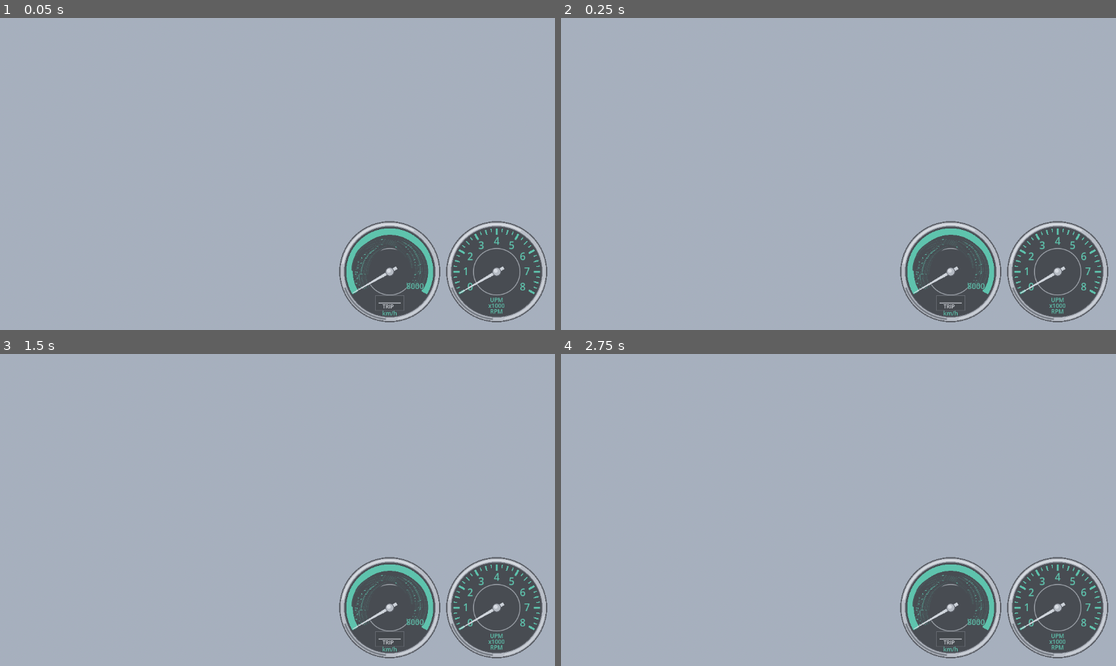
Above: before the commit, frames 1-4 (two rows, left to right).
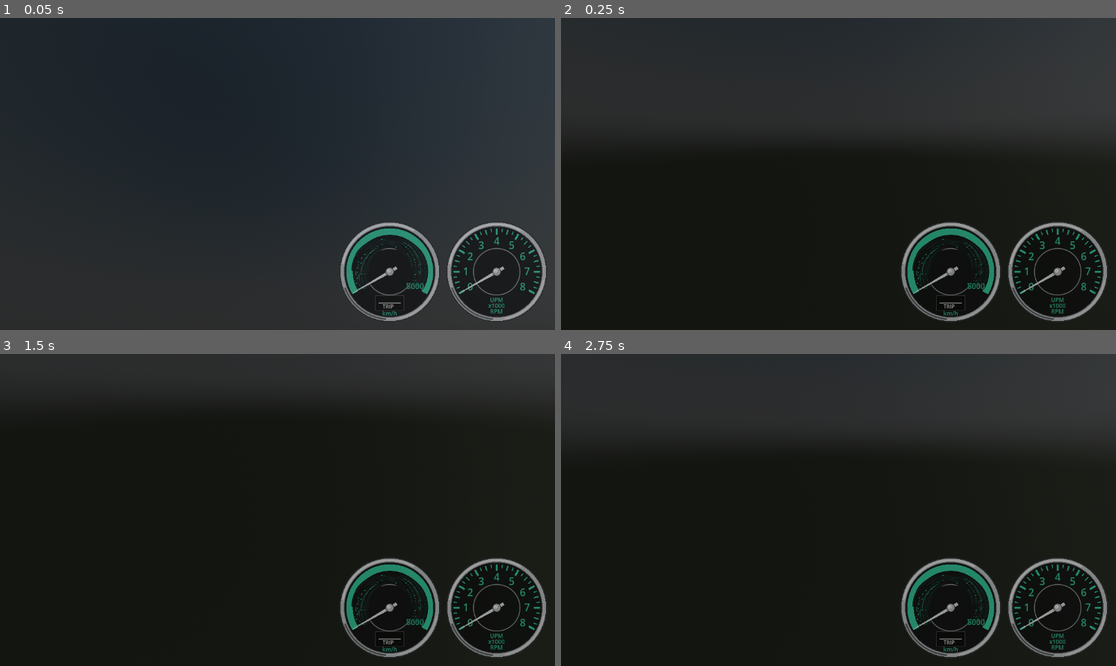
Above: after the commit, the same moments.

Repository: jandohnal/Stuttgart-speed-2026
Game: Godot game, scene res://scenes/main.tscn
Same seed, same stepped clock (60 frames per second), same inputs: the game is played once before the commit and once after it.
Inputs:
- Up to frame 1 (0.05 s): no input
- Up to frame 2 (0.25 s): no input
- Up to frame 3 (1.5 s): hold D (steer_right) 0.53-1.28 s; tap Enter at 1.25 s; hold S (brake) from 1.28 s (still down)
- Up to frame 4 (2.75 s): tap R (reset_car) at 2 s; release S (brake) at 2.03 s; hold D (steer_right) from 2.03 s (still down)

The runs differ from the first frame. In frame 1, 100% of the frame differs, in the area x 0-100%, y 0-100%; in frame 2, 100%; in frame 3, 100%; in frame 4, 100%.

Commit message:
Improve prototype graphics: physical sky, soft shadows, car and track materials
PhysicalSkyMaterial, AgX, SSAO, glow, height fog with sun scatter, late
afternoon sun with 4-split PSSM to 500 m and soft shadows; MetalFX spatial
0.75 on macOS. materials.gd gives the runtime-loaded models PBR materials
(paint clearcoat, chrome, transparent glass panes, rubber/chrome wheels,
procedural detail noise on road and terrain). crp2gltf names materials by
the .tpg page texture. New graphics_test for screenshots and FPS (D-014).

Co-Authored-By: Claude Opus 5.5 <noreply@anthropic.com>

Diff:
--- a/game/project.godot
+++ b/game/project.godot
@@ -23,7 +23,13 @@
 
 [rendering]
 
+textures/default_filters/anisotropic_filtering_level=4
+lights_and_shadows/directional_shadow/size=8192
+lights_and_shadows/directional_shadow/soft_shadow_filter_quality=2
+lights_and_shadows/positional_shadow/soft_shadow_filter_quality=2
 anti_aliasing/quality/msaa_3d=2
+scaling_3d/mode.macos=3
+scaling_3d/scale.macos=0.75
 
 [stuttgart]
 
--- a/game/scenes/main.tscn
+++ b/game/scenes/main.tscn
@@ -5,10 +5,13 @@
 [ext_resource type="Script" path="res://scripts/follow_camera.gd" id="3_camera"]
 [ext_resource type="Script" path="res://scripts/hud.gd" id="4_hud"]
 
-[sub_resource type="ProceduralSkyMaterial" id="sky_material"]
-sky_top_color = Color(0.36, 0.52, 0.74, 1)
-sky_horizon_color = Color(0.7, 0.76, 0.82, 1)
-ground_horizon_color = Color(0.7, 0.76, 0.82, 1)
+[sub_resource type="PhysicalSkyMaterial" id="sky_material"]
+rayleigh_coefficient = 2.5
+mie_coefficient = 0.004
+turbidity = 8.0
+sun_disk_scale = 1.5
+ground_color = Color(0.32, 0.36, 0.26, 1)
+energy_multiplier = 2.0
 
 [sub_resource type="Sky" id="sky"]
 sky_material = SubResource("sky_material")
@@ -17,9 +20,26 @@
 background_mode = 2
 sky = SubResource("sky")
 ambient_light_source = 3
-tonemap_mode = 2
+reflected_light_source = 2
+tonemap_mode = 4
+tonemap_exposure = 1.3
+ssao_enabled = true
+ssao_radius = 1.5
+ssao_intensity = 1.6
+glow_enabled = true
+glow_intensity = 0.4
+glow_bloom = 0.03
+glow_hdr_threshold = 1.2
 fog_enabled = true
-fog_density = 0.0008
+fog_light_color = Color(0.72, 0.78, 0.86, 1)
+fog_sun_scatter = 0.35
+fog_density = 0.0006
+fog_aerial_perspective = 0.6
+fog_sky_affect = 0.0
+fog_height = 0.0
+fog_height_density = 0.004
+adjustment_enabled = true
+adjustment_saturation = 1.1
 
 [node name="Main" type="Node3D"]
 script = ExtResource("1_main")
@@ -28,9 +48,14 @@
 environment = SubResource("environment")
 
 [node name="Sun" type="DirectionalLight3D" parent="."]
-rotation = Vector3(-0.872665, 0.610865, 0)
+rotation = Vector3(-0.4, 0.75, 0)
+light_color = Color(1, 0.91, 0.8, 1)
+light_energy = 1.4
+light_angular_distance = 0.5
 shadow_enabled = true
-directional_shadow_max_distance = 250.0
+directional_shadow_mode = 2
+directional_shadow_blend_splits = true
+directional_shadow_max_distance = 500.0
 
 [node name="Car" type="RigidBody3D" parent="."]
 script = ExtResource("2_car")
--- a/game/scripts/main.gd
+++ b/game/scripts/main.gd
@@ -9,6 +9,7 @@
 const DEFAULT_TRACK := "farmland"
 const TrackProps := preload("res://scripts/track_props.gd")
 const CarAudio := preload("res://scripts/car_audio.gd")
+const Materials := preload("res://scripts/materials.gd")
 const ENGINE_SOUND := "GameData/Sounds/sd1a"  ## 356 A: lowest of the three 356 sets (idle note 29), confirmed by ear
 const SFX_BANK := "GameData/Sounds/SND_coll"
 const CAR_MODEL := "GameData/CarModel/356a/356a.gltf"
@@ -57,6 +58,7 @@
 	var folder := "GameData/Track/%s/" % track_name
 	var track := OriginalAssets.load_gltf(folder + track_name + ".gltf")
 	if track != null:
+		Materials.setup_track(track)
 		add_child(track)
 		_add_track_collision(track)
 		var objects: Variant = OriginalAssets.load_json(folder + track_name + "_objects.json")
@@ -76,7 +78,9 @@
 			start_slice = clampi(arg.to_int(), 0, road_slices.size() - 1)
 	var cars: Variant = OriginalAssets.load_json(CAR_PHYSICS)
 	if cars is Dictionary and cars.has(CAR_KEY):
-		car.setup(OriginalAssets.load_gltf(CAR_MODEL), cars[CAR_KEY])
+		var model := OriginalAssets.load_gltf(CAR_MODEL)
+		Materials.setup_car(model)
+		car.setup(model, cars[CAR_KEY])
 		var damage: Variant = OriginalAssets.load_json(CAR_MODEL.get_basename() + "_damage.json")
 		if damage is Dictionary:
 			car.setup_damage(damage)
--- /dev/null
+++ b/game/scripts/materials.gd
@@ -0,0 +1,263 @@
+extends RefCounted
+## Material setup for the models loaded from decomposed/ (IDEA-009, D-013). The converters only
+## write base colour textures; here they get PBR parameters by what they show.
+##
+## Car: materials are texture pages named "tpage<n> <texture file>" (tools/crp2gltf.py), so the
+## kind comes from the page (exterior, glass, intglass, interior, extint) and, for the exterior
+## atlas, from the part name (chrome exhaust and handles, lamps). Everything else on the exterior
+## page is paint.
+## Track: anisotropic filtering everywhere, procedural detail noise on road and terrain
+## (world-space triplanar on UV2, no new assets).
+
+const ANISO := BaseMaterial3D.TEXTURE_FILTER_LINEAR_WITH_MIPMAPS_ANISOTROPIC
+
+const PAINT := {"roughness": 0.3, "metallic": 0.1, "clearcoat": 1.0, "clearcoat_roughness": 0.1}
+const CHROME := {"roughness": 0.1, "metallic": 1.0}
+const LAMP := {"roughness": 0.1, "metallic": 0.3, "clearcoat": 1.0, "clearcoat_roughness": 0.05}
+const INTERIOR := {"roughness": 0.85, "metallic": 0.0}
+const GLASS := {"alpha": 0.3, "roughness": 0.05, "priority": 1}
+const INNER_GLASS := {"alpha": 0.15, "roughness": 0.05, "priority": 0}
+## Exterior-page parts that are chrome or lamps (prefix of the node name).
+const CHROME_PARTS := ["Exhaust", "Handle", "SideMirror"]
+const LAMP_PARTS := ["Light"]
+## extint page (wheels, tyres, steering wheel, wipers): bright grey pixels are chrome hubs and
+## spokes, dark ones rubber and plastic.
+const RUBBER_ROUGHNESS := 0.9
+const BRIGHT_ROUGHNESS := 0.12
+
+
+static func setup_car(model: Node3D) -> void:
+	if model == null:
+		return
+	var cache := {}
+	for child in model.find_children("*", "MeshInstance3D", true, false):
+		var mesh := (child as MeshInstance3D).mesh
+		if mesh == null:
+			continue
+		for surface in mesh.get_surface_count():
+			var base := mesh.surface_get_material(surface) as StandardMaterial3D
+			if base == null:
+				continue
+			var kind := _car_kind(base.resource_name, String(child.name))
+			var key := "%s/%s" % [base.resource_name, kind]
+			if not cache.has(key):
+				cache[key] = _car_material(base, kind)
+			mesh.surface_set_material(surface, cache[key])
+
+
+static func _car_kind(material_name: String, part: String) -> String:
+	var page := material_name.get_slice(" ", 1)
+	match page:
+		"glass", "intglass", "interior", "extint", "shadow":
+			return page
+		"exterior":
+			for prefix: String in CHROME_PARTS:
+				if part.begins_with(prefix):
+					return "chrome"
+			for prefix: String in LAMP_PARTS:
+				if part.begins_with(prefix):
+					return "lamp"
+			return "paint"
+	return ""
+
+
+static func _car_material(base: StandardMaterial3D, kind: String) -> StandardMaterial3D:
+	var m := base.duplicate() as StandardMaterial3D
+	m.texture_filter = ANISO
+	match kind:
+		"paint":
+			_apply(m, PAINT)
+		"chrome":
+			_apply(m, CHROME)
+		"lamp":
+			_apply(m, LAMP)
+		"interior":
+			_apply(m, INTERIOR)
+		"glass", "intglass":
+			var p: Dictionary = GLASS if kind == "glass" else INNER_GLASS
+			m.transparency = BaseMaterial3D.TRANSPARENCY_ALPHA
+			m.albedo_texture = _glass_texture(m.albedo_texture, p["alpha"])
+			m.roughness = p["roughness"]
+			m.metallic = 0.0
+			m.metallic_specular = 1.0
+			m.render_priority = p["priority"]  # outer glass over the inner one, seen from outside
+			m.cull_mode = BaseMaterial3D.CULL_BACK
+		"extint":
+			var mr := _metal_rough_texture(m.albedo_texture)
+			if mr != null:
+				m.metallic = 1.0
+				m.metallic_texture = mr
+				m.metallic_texture_channel = BaseMaterial3D.TEXTURE_CHANNEL_GREEN
+				m.roughness = 1.0
+				m.roughness_texture = mr
+				m.roughness_texture_channel = BaseMaterial3D.TEXTURE_CHANNEL_RED
+			else:
+				m.roughness = RUBBER_ROUGHNESS
+	return m
+
+
+static func _apply(m: StandardMaterial3D, p: Dictionary) -> void:
+	m.roughness = p["roughness"]
+	m.metallic = p["metallic"]
+	if p.has("clearcoat"):
+		m.clearcoat_enabled = true
+		m.clearcoat = p["clearcoat"]
+		m.clearcoat_roughness = p["clearcoat_roughness"]
+
+
+## Window page: a pane framed by a rubber seal and trim. The pane (the even area around the
+## centre) gets the given alpha, the frame stays opaque.
+static func _glass_texture(tex: Texture2D, alpha: float) -> Texture2D:
+	var img := _image(tex)
+	if img == null:
+		return tex
+	var w := img.get_width()
+	var h := img.get_height()
+	var centre := img.get_pixel(w / 2, h / 2)
+	var x0 := _pane_edge(img, centre, Vector2i(w / 2, h / 2), Vector2i(-1, 0))
+	var x1 := _pane_edge(img, centre, Vector2i(w / 2, h / 2), Vector2i(1, 0))
+	var y0 := _pane_edge(img, centre, Vector2i(w / 2, h / 2), Vector2i(0, -1))
+	var y1 := _pane_edge(img, centre, Vector2i(w / 2, h / 2), Vector2i(0, 1))
+	for y in range(y0, y1 + 1):
+		for x in range(x0, x1 + 1):
+			var c := img.get_pixel(x, y)
+			c.a = alpha
+			img.set_pixel(x, y, c)
+	img.generate_mipmaps()
+	return ImageTexture.create_from_image(img)
+
+
+## Last pixel from start in direction dir that still looks like the pane (close to its centre colour).
+static func _pane_edge(img: Image, centre: Color, start: Vector2i, dir: Vector2i) -> int:
+	var p := start
+	var size := Vector2i(img.get_width(), img.get_height())
+	while true:
+		var n := p + dir
+		if n.x < 0 or n.y < 0 or n.x >= size.x or n.y >= size.y:
+			break
+		var c := img.get_pixel(n.x, n.y)
+		if absf(c.get_luminance() - centre.get_luminance()) > 0.2:
+			break
+		p = n
+	return p.x if dir.x != 0 else p.y
+
+
+## Roughness (R) and metallic (G) from the brightness of a texture: low-saturation bright pixels
+## are chrome, the rest rubber.
+static func _metal_rough_texture(tex: Texture2D) -> Texture2D:
+	var img := _image(tex)
+	if img == null:
+		return null
+	var out := Image.create(img.get_width(), img.get_height(), false, Image.FORMAT_RGBA8)
+	for y in img.get_height():
+		for x in img.get_width():
+			var c := img.get_pixel(x, y)
+			var metal := smoothstep(0.3, 0.55, c.get_luminance()) * (1.0 - smoothstep(0.1, 0.3, c.s))
+			out.set_pixel(x, y, Color(lerpf(RUBBER_ROUGHNESS, BRIGHT_ROUGHNESS, metal), metal, 0.0))
+	out.generate_mipmaps()
+	return ImageTexture.create_from_image(out)
+
+
+static func _image(tex: Texture2D) -> Image:
+	if tex == null:
+		return null
+	var img := tex.get_image()
+	if img == null:
+		return null
+	img = img.duplicate() as Image
+	if img.is_compressed():
+		img.decompress()
+	img.clear_mipmaps()
+	img.convert(Image.FORMAT_RGBA8)
+	return img
+
+
+# --- track ---------------------------------------------------------------------------------
+
+## Detail noise per track group: world metres per tile, noise frequency (per pixel of 256),
+## darkest and brightest multiplier.
+const DETAIL := {
+	"road": {"tile": 1.5, "frequency": 0.12, "dark": 0.78, "bright": 1.0},
+	"terrain": {"tile": 2.0, "frequency": 0.08, "dark": 0.72, "bright": 1.0},
+}
+## The detail darkens on average by about (dark + bright) / 2; the base colour makes up for it.
+const DETAIL_COMPENSATION := 1.1
+
+
+static func setup_track(track: Node3D) -> void:
+	if track == null:
+		return
+	var seen := {}
+	var details := {}
+	for group: String in DETAIL:
+		details[group] = _detail_texture(DETAIL[group])
+	# Road first: a material used by the road and the terrain counts as road.
+	for group: String in ["road", "terrain"]:
+		var node := track.find_child(group, true, false)
+		if node == null:
+			continue
+		for m in _materials(node):
+			if seen.has(m):
+				continue
+			seen[m] = true
+			_prepare(m)
+			if m.transparency != BaseMaterial3D.TRANSPARENCY_DISABLED:
+				continue  # fences, bushes: alpha cut-outs keep their look
+			var p: Dictionary = DETAIL[group]
+			m.roughness = 0.85 if group == "road" else 0.95
+			m.detail_enabled = true
+			m.detail_albedo = details[group]
+			m.detail_blend_mode = BaseMaterial3D.BLEND_MODE_MUL
+			m.detail_uv_layer = BaseMaterial3D.DETAIL_UV_2
+			m.uv2_triplanar = true
+			m.uv2_world_triplanar = true
+			m.uv2_scale = Vector3.ONE / float(p["tile"])
+			m.albedo_color = m.albedo_color * Color(DETAIL_COMPENSATION, DETAIL_COMPENSATION, DETAIL_COMPENSATION)
+	for m in _materials(track):
+		if not seen.has(m):
+			seen[m] = true
+			_prepare(m)
+
+
+static func _materials(node: Node) -> Array[StandardMaterial3D]:
+	var out: Array[StandardMaterial3D] = []
+	for child in node.find_children("*", "MeshInstance3D", true, false):
+		var mesh := (child as MeshInstance3D).mesh
+		if mesh == null:
+			continue
+		for surface in mesh.get_surface_count():
+			var m := mesh.surface_get_material(surface) as StandardMaterial3D
+			if m != null and not out.has(m):
+				out.append(m)
+	return out
+
+
+## Anisotropic filtering (needs mipmaps on the runtime-loaded textures).
+static func _prepare(m: StandardMaterial3D) -> void:
+	m.texture_filter = ANISO
+	var tex := m.albedo_texture
+	if tex == null:
+		return
+	var img := tex.get_image()
+	if img != null and not img.has_mipmaps() and not img.is_compressed():
+		img = img.duplicate() as Image
+		img.generate_mipmaps()
+		m.albedo_texture = ImageTexture.create_from_image(img)
+
+
+static func _detail_texture(p: Dictionary) -> NoiseTexture2D:
+	var noise := FastNoiseLite.new()
+	noise.noise_type = FastNoiseLite.TYPE_SIMPLEX_SMOOTH
+	noise.frequency = p["frequency"]
+	noise.fractal_octaves = 4
+	var ramp := Gradient.new()
+	ramp.set_color(0, Color(p["dark"], p["dark"], p["dark"]))
+	ramp.set_color(1, Color(p["bright"], p["bright"], p["bright"]))
+	var tex := NoiseTexture2D.new()
+	tex.width = 256
+	tex.height = 256
+	tex.seamless = true
+	tex.noise = noise
+	tex.color_ramp = ramp
+	tex.generate_mipmaps = true
+	return tex
--- /dev/null
+++ b/game/tests/graphics_test.gd
@@ -0,0 +1,103 @@
+extends Node
+## Graphics check (needs a window, not --headless): same views every run for before/after
+## screenshots and FPS.
+##   godot --path game res://tests/graphics_test.tscn -- <output folder> [--track=<name>] [--slice=<n>] [--windowed=1]
+##     [--env|--sky|--sun|--vp=<property>:<value>] (repeatable)
+## --env, --sky, --sun and --vp set a property of the Environment, the sky material, the sun or the viewport for trying
+## settings without editing the scene, e.g. --env=sdfgi_enabled:true --vp=use_taa:true.
+## --shadow_atlas=<px> and --shadow_filter=<0..5> override the project's directional shadow settings.
+## The car settles on the slice, then: chase view (standing), cockpit view (standing), chase view
+## while driving. Each phase saves <phase>.png and prints the average and worst-frame FPS
+## (vsync off). README uses farmland slice 1284.
+
+const SETTLE := 2.0
+const PHASE := 4.0  ## seconds measured per phase
+const PHASES := ["chase", "cockpit", "drive"]
+const COCKPIT := Vector3(-0.29, 1.02, 0.08)  ## 356 A driver's eyes (left-hand drive), car space
+
+var main: Node3D
+var car: Node3D
+var camera: Camera3D
+var out_dir := "user://"
+var t := 0.0
+var phase := -1
+var frames := 0
+var phase_time := 0.0
+var worst := 0.0
+var skip_frame := true
+var results: Array[String] = []
+
+
+func _ready() -> void:
+	var args := OS.get_cmdline_user_args()
+	if not args.is_empty() and not args[0].begins_with("--"):
+		out_dir = args[0]
+	DisplayServer.window_set_vsync_mode(DisplayServer.VSYNC_DISABLED)
+	main = preload("res://scenes/main.tscn").instantiate() as Node3D
+	add_child(main)
+	car = main.get_node("Car")
+	camera = main.get_node("Camera")
+	var env := (main.get_node("WorldEnvironment") as WorldEnvironment).environment
+	var targets := {"env": env, "sky": env.sky.sky_material, "sun": main.get_node("Sun"), "vp": get_viewport()}
+	var atlas := _arg(args, "shadow_atlas")
+	if atlas.is_valid_int():
+		RenderingServer.directional_shadow_atlas_set_size(atlas.to_int(), true)
+	var shadow_filter := _arg(args, "shadow_filter")
+	if shadow_filter.is_valid_int():
+		RenderingServer.directional_soft_shadow_filter_set_quality(shadow_filter.to_int() as RenderingServer.ShadowQuality)
+	for arg in args:
+		var key := arg.get_slice("=", 0).trim_prefix("--")
+		if targets.has(key) and arg.contains(":"):
+			var setting := arg.get_slice("=", 1)
+			var prop := setting.get_slice(":", 0)
+			var value: Variant = str_to_var(setting.substr(prop.length() + 1))
+			targets[key].set(prop, value)
+			print("%s.%s = %s" % [key, prop, targets[key].get(prop)])
+
+
+func _process(delta: float) -> void:
+	t += delta
+	if phase < 0:
+		if t >= SETTLE:
+			_start(0)
+		return
+	if PHASES[phase] == "cockpit":
+		camera.global_transform = car.global_transform * Transform3D(Basis(Vector3.RIGHT, -0.08), COCKPIT)
+	if skip_frame:  # the previous phase's screenshot save stalls this frame
+		skip_frame = false
+		return
+	frames += 1
+	phase_time += delta
+	worst = maxf(worst, delta)
+	if phase_time >= PHASE:
+		var name: String = PHASES[phase]
+		var path := out_dir.path_join("%s.png" % name)
+		get_viewport().get_texture().get_image().save_png(path)
+		results.append("%s: %.1f FPS avg, %.1f FPS worst frame (%s)" % [name, frames / phase_time, 1.0 / worst, path])
+		if phase + 1 < PHASES.size():
+			_start(phase + 1)
+		else:
+			var vp := get_viewport()
+			print("window %s, MSAA %d, TAA %s, scaling mode %d x %.2f" % [DisplayServer.window_get_size(), vp.msaa_3d, vp.use_taa, vp.scaling_3d_mode, vp.scaling_3d_scale])
+			for line in results:
+				print(line)
+			get_tree().quit()
+
+
+func _start(index: int) -> void:
+	phase = index
+	frames = 0
+	phase_time = 0.0
+	worst = 0.0
+	skip_frame = true
+	var name: String = PHASES[index]
+	camera.set_physics_process(name != "cockpit")
+	if name == "drive":
+		Input.action_press("accelerate")
+
+
+func _arg(args: PackedStringArray, name: String) -> String:
+	for arg in args:
+		if arg.begins_with("--%s=" % name):
+			return arg.trim_prefix("--%s=" % name)
+	return ""
--- /dev/null
+++ b/game/tests/graphics_test.tscn
@@ -0,0 +1,6 @@
+[gd_scene load_steps=2 format=3]
+
+[ext_resource type="Script" path="res://tests/graphics_test.gd" id="1_gfx"]
+
+[node name="GraphicsTest" type="Node"]
+script = ExtResource("1_gfx")
Not shown, added: game/scripts/materials.gd.uid
Not shown, added: game/tests/graphics_test.gd.uid
Not shown, changed: docs/decisions.md
Not shown, added: ideas/graphics-lighting-effects.md
